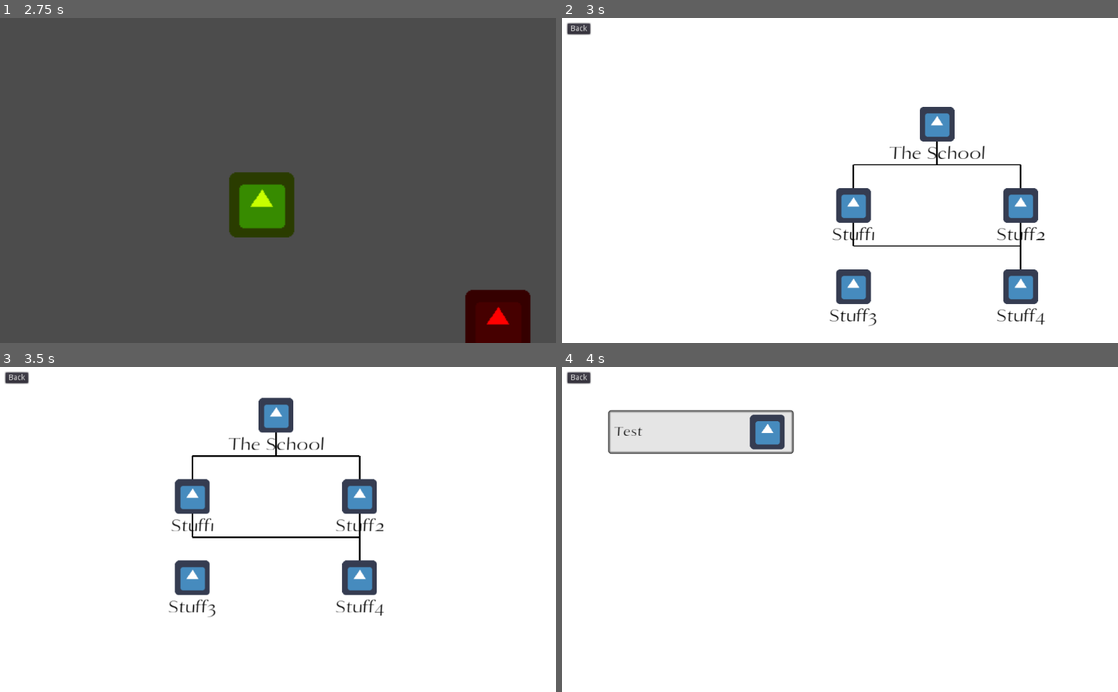
Above: before the commit, frames 1-4 (two rows, left to right).
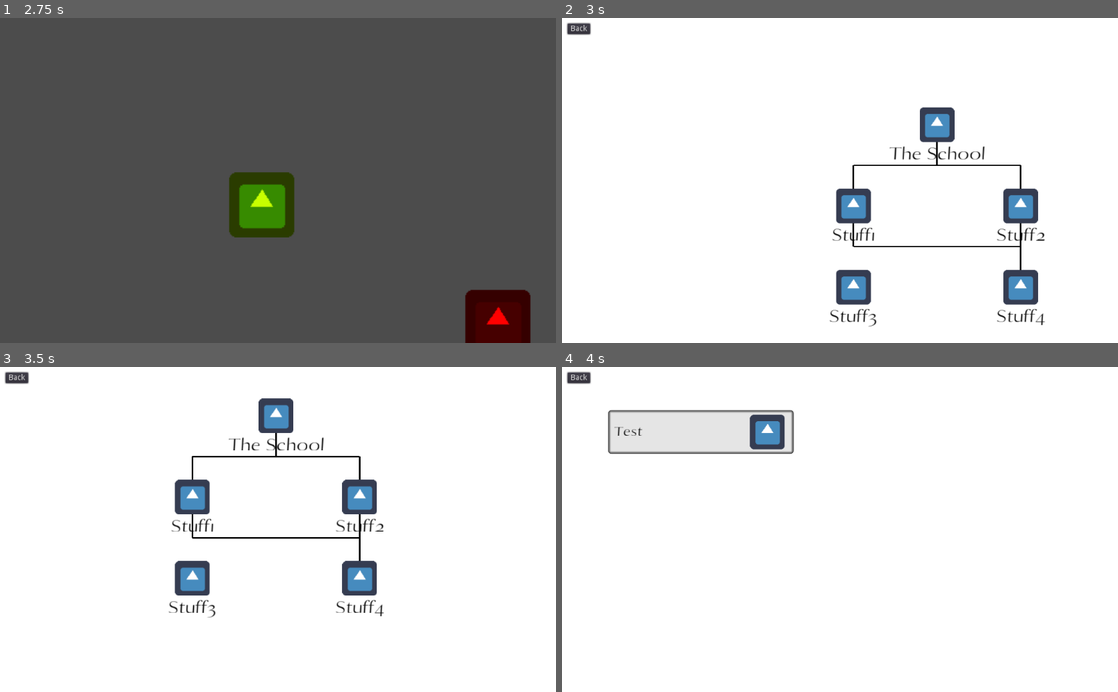
Above: after the commit, the same moments.

Repository: AndreMoukarzel/Grana-Preta
Game: Godot game, scene res://OpeningMenu.tscn
Same seed, same stepped clock (60 frames per second), same inputs: the game is played once before the commit and once after it. The engine's default icon, where the game draws it, is replaced by a stand-in: a white triangle on a blue panel in a dark square.
Inputs (mouse positions are in pixels of both pictures, inside the frame that each line leads up to):
- Up to frame 1 (2.75 s): tap Enter at 0.5 s; move the mouse to (400, 164) at 0.52 s; press the mouse at (400, 164) at 0.53 s; release the mouse at (400, 164) at 1.25 s; tap Space at 1.25 s; drag from (166, 196) to (250, 245) at 1.27 s; move the mouse to (333, 109) at 2.02 s; press the mouse at (333, 109) at 2.03 s
- Up to frame 2 (3 s): release the mouse at (895, 109) at 2.75 s; click (823, 203) at 2.75 s
- Up to frame 3 (3.5 s): no input
- Up to frame 4 (4 s): click "The School" at 3.5 s

Frame 1 is identical in both runs. In frame 2, 1.2% of the frame differs, in the area x 48-87%, y 27-96%; in frame 3, 1.3%, in the area x 30-69%, y 9-78%; in frame 4, nothing differs.

Commit message:
Add base HUD to School

Diff:
--- a/school/School.gd
+++ b/school/School.gd
@@ -4,36 +4,47 @@
 const SUBJ_TREE_SCN = preload("res://school/Subjects/SubjectTree.tscn")
 const LESSON_SCN = preload("res://school/Lessons/Lesson.tscn")
 
-var last_theme
+var current_scene
+var theme_entered
 
 
 func _ready():
 	$Background/Panel.rect_size = OS.get_screen_size()
+	add_theme_tree()
 
 
 func add_theme_tree():
 	var ThemeTree = THEME_TREE_SCN.instance()
 
-	for child in get_children():
-		if child.get_name() != "Background" and child.get_name() != "HUD":
-			child.queue_free()
+	clear_school()
 	add_child(ThemeTree)
+	current_scene = "ThemeTree"
+	theme_entered = null
 
 
 func add_subject_tree(theme_name):
 	var SubjTree = SUBJ_TREE_SCN.instance()
 
+	clear_school()
 	add_child(SubjTree)
 	SubjTree.setup(theme_name)
-	$ThemeTree.queue_free()
+	current_scene = "SubjectTree"
+	theme_entered = theme_name
 
 
 func add_lesson(lesson_name, lesson_content):
 	var Lesson = LESSON_SCN.instance()
 
+	clear_school()
 	add_child(Lesson)
 	Lesson.setup(lesson_name, lesson_content)
-	$SubjectTree.queue_free()
+	current_scene = "Lesson"
+
+
+func clear_school():
+	for child in get_children():
+		if child.get_name() != "Background" and child.get_name() != "HUD":
+			child.queue_free()
 
 
 func complete_lesson(id):
@@ -102,4 +113,7 @@
 
 
 func _on_Back_pressed():
-	add_theme_tree()
+	if current_scene == "SubjectTree":
+		add_theme_tree()
+	elif current_scene == "Lesson":
+		add_subject_tree(theme_entered)
--- a/school/School.tscn
+++ b/school/School.tscn
@@ -1,7 +1,6 @@
-[gd_scene load_steps=4 format=2]
+[gd_scene load_steps=3 format=2]
 
 [ext_resource path="res://school/School.gd" type="Script" id=1]
-[ext_resource path="res://school/Themes/ThemeTree.tscn" type="PackedScene" id=2]
 
 [sub_resource type="StyleBoxFlat" id=1]
 bg_color = Color( 1, 1, 1, 1 )
@@ -18,10 +17,6 @@
 margin_bottom = 40.0
 custom_styles/panel = SubResource( 1 )
 
-[node name="ThemeTree" parent="." instance=ExtResource( 2 )]
-margin_top = -1.0
-margin_bottom = -1.0
-
 [node name="HUD" type="CanvasLayer" parent="."]
 
 [node name="Back" type="Button" parent="HUD"]
